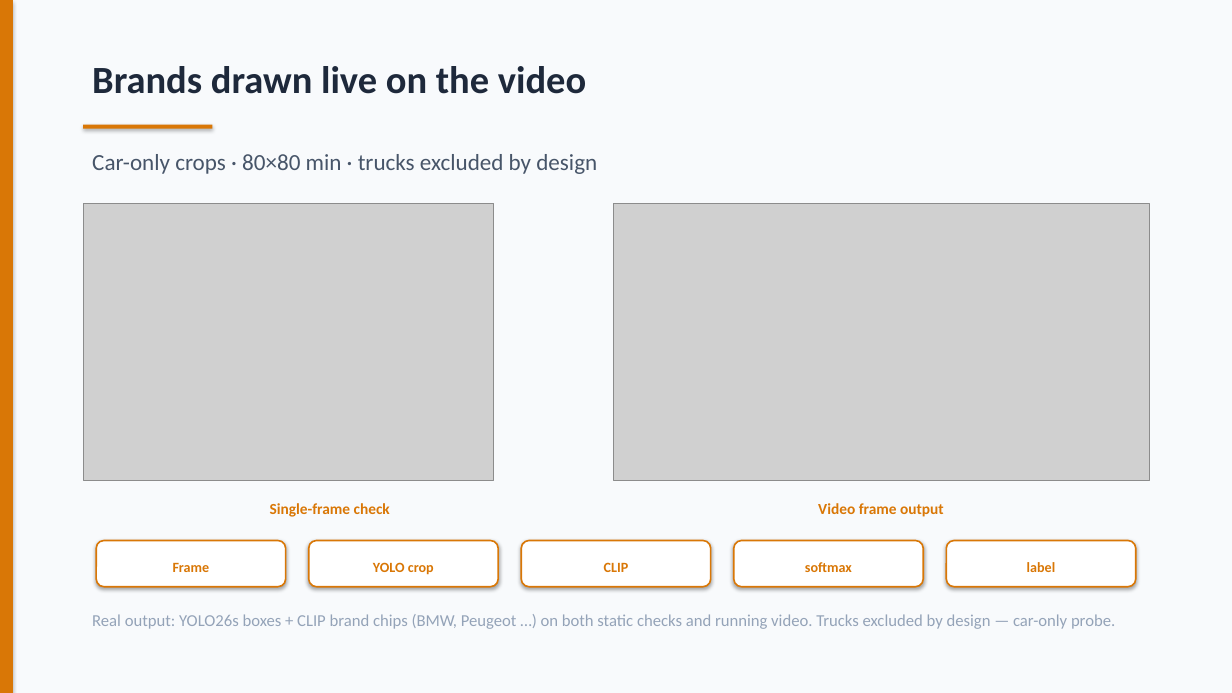
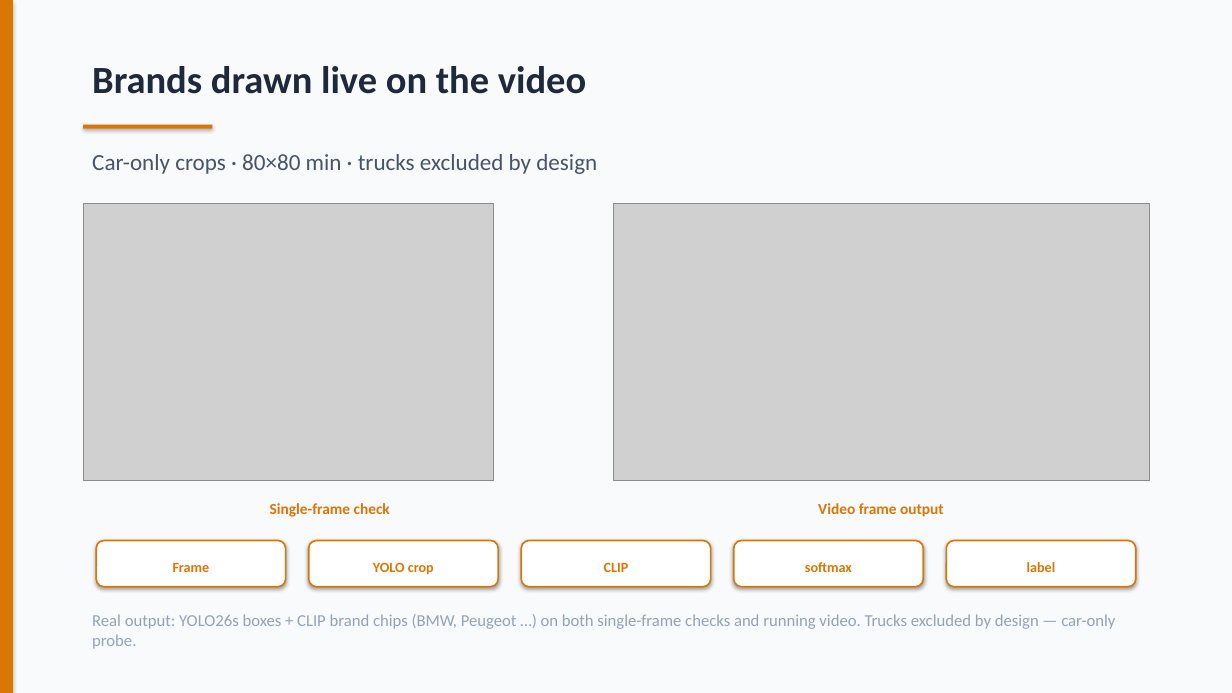
Before and after one commit to dydy2010/computer_vision_hslu_2026, a slide deck: slide 10 of Computer_Vision_Presentation.pptx. Drawn at 1232x693 pixels with LibreOffice and Linux fonts; fonts in the diff are those of the drawing; grey boxes stand for pictures. Boxes give left, top, right and bottom in pixels: in the first picture for what was removed or moved away, otherwise in the second. Text is boxed around its words. In the diff, an @@ line names an element or a change of style, - is before the commit and + after.

```diff
--- a/Computer_Vision_Presentation.pptx
+++ b/Computer_Vision_Presentation.pptx
@@ text at box(92, 614, 1115, 649): text changed @@
-Real output: YOLO26s boxes + CLIP brand chips (BMW, Peugeot …) on both static checks and running video. Trucks excluded by design — car-only probe.
+Real output: YOLO26s boxes + CLIP brand chips (BMW, Peugeot …) on both single-frame checks and running video. Trucks excluded by design — car-only probe.
```
Also in this commit, not shown: 3 other slides changed, 2 other files.
